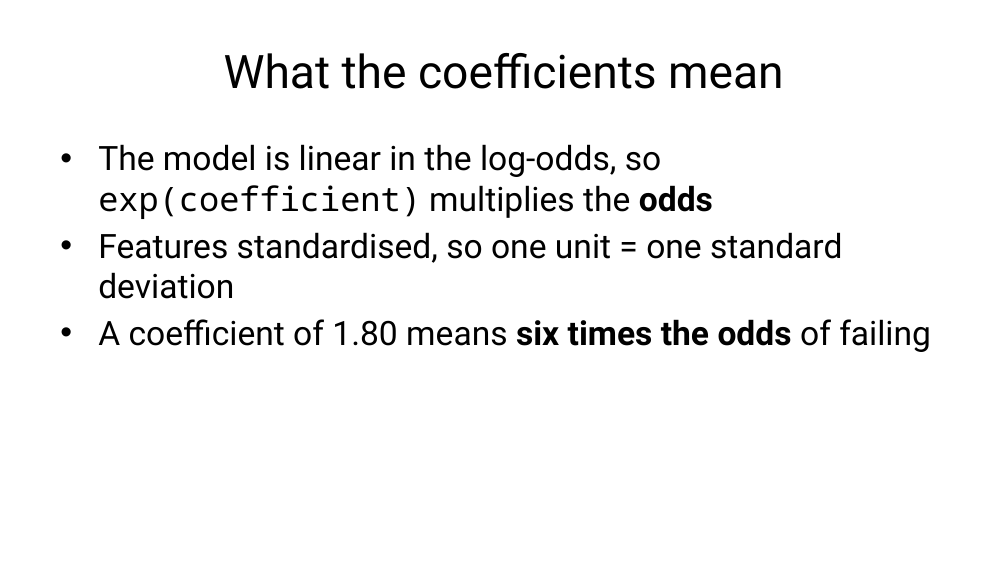
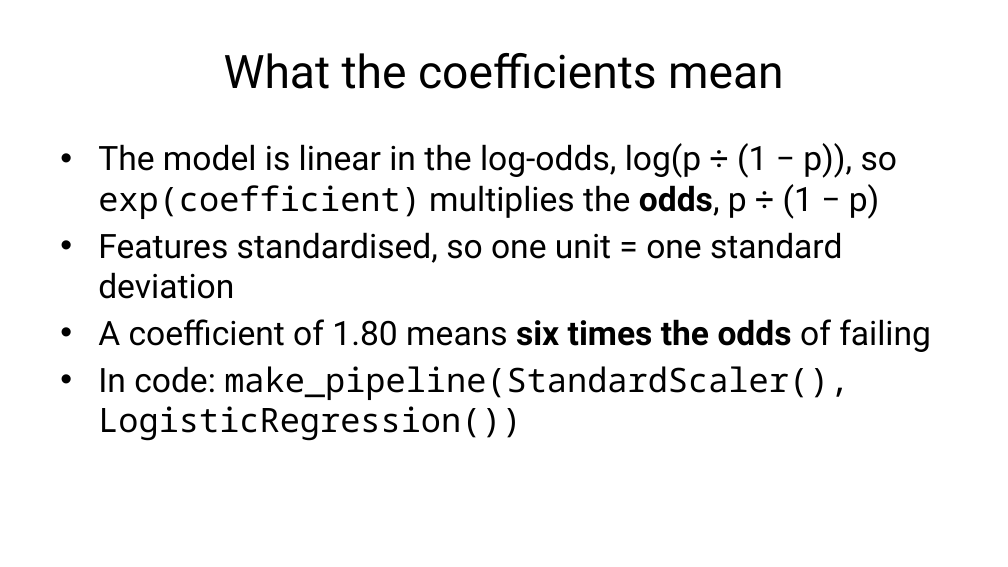
Before and after one commit to fabioantonini/technologies-for-artificial-intelligence, a slide deck: slide 10 of Lessons/04_classification_and_metrics/Slides/classification_and_metrics_slides.pptx. Drawn at 1008x567 pixels with LibreOffice and Linux fonts; fonts in the diff are those of the drawing; background and template pictures are left out. Boxes give left, top, right and bottom in pixels: in the first picture for what was removed or moved away, otherwise in the second. Text is boxed around its words. In the diff, an @@ line names an element or a change of style, - is before the commit and + after.

```diff
--- a/Lessons/04_classification_and_metrics/Slides/classification_and_metrics_slides.pptx
+++ b/Lessons/04_classification_and_metrics/Slides/classification_and_metrics_slides.pptx
@@ text at [98, 143, 898, 219]: text changed @@
-• The model is linear in the log-odds, so exp(coefficient) multiplies the odds
+• The model is linear in the log-odds, log(p ÷ (1 − p)), so exp(coefficient) multiplies the odds, p ÷ (1 − p)
@@ text at [98, 366, 849, 441]: paragraph added @@
+• In code: make_pipeline(StandardScaler(), LogisticRegression())
```
Also in this commit, not shown: 11 other slides changed, 1 slide added, 1 slide removed, 4 other files.
